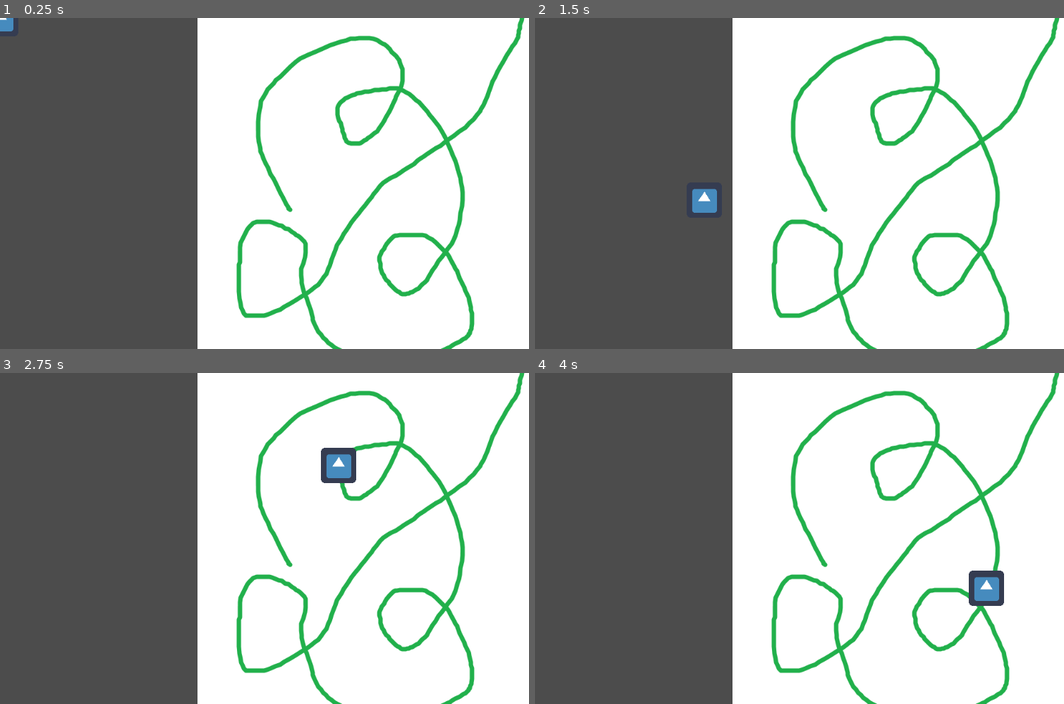
Above: before the commit, frames 1-4 (two rows, left to right).
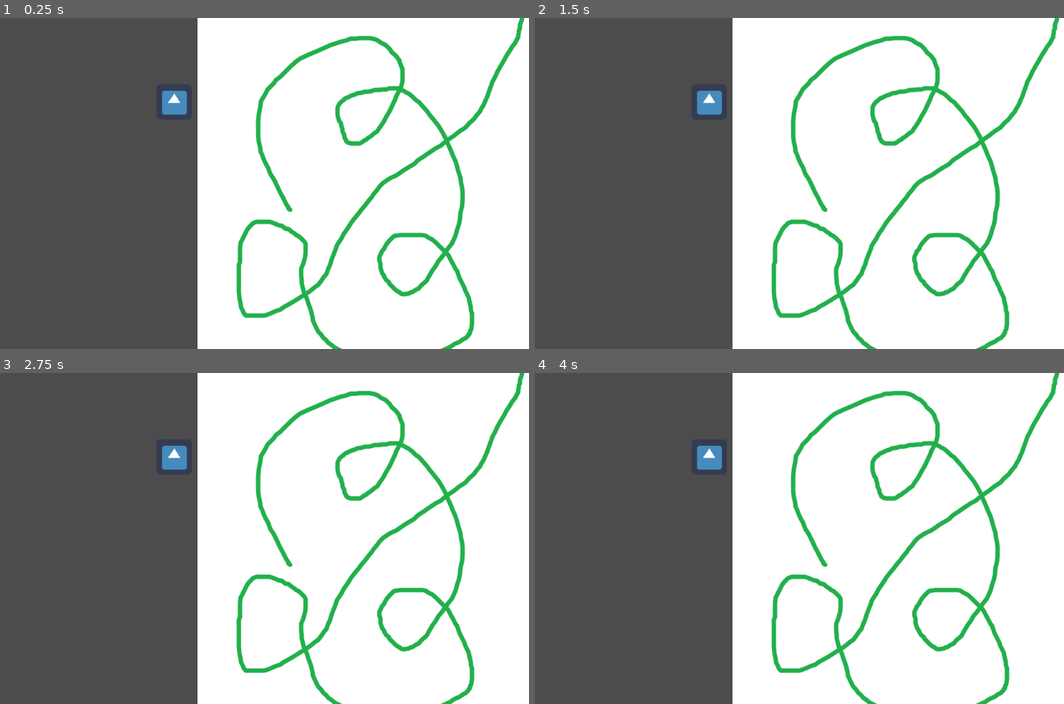
Above: after the commit, the same moments.

Repository: TimTheToad/jammy
Game: Godot game, scene res://Alien detection/Main.tscn
Two runs of this game, one before a commit and one after it. Both use one fixed random seed, a clock stepped at 60 frames per second and the inputs below. This scene is started directly instead of the project's main scene. The engine's default icon, where the game draws it, is replaced by a stand-in: a white triangle on a blue panel in a dark square.
Inputs (mouse positions are in pixels of both pictures, inside the frame that each line leads up to):
- Up to frame 1 (0.25 s): no input
- Up to frame 2 (1.5 s): tap Enter at 0.5 s; move the mouse to (942, 166) at 0.52 s; click (942, 166) at 0.67 s; tap Space at 1.25 s; move the mouse to (704, 200) at 1.27 s; click (704, 200) at 1.42 s
- Up to frame 3 (2.75 s): tap Enter at 2 s; move the mouse to (338, 465) at 2.02 s; click (338, 465) at 2.17 s
- Up to frame 4 (4 s): tap Space at 2.75 s; move the mouse to (788, 604) at 2.77 s; click (788, 604) at 2.92 s; tap Enter at 3.5 s; move the mouse to (984, 588) at 3.52 s; click (984, 588) at 3.67 s

The runs differ from the first frame. In frame 1, 0.4% of the frame differs, in the area x 0-36%, y 0-30%; in frame 2, 0.7%; in frame 3, 1.0%, in the area x 30-68%, y 21-34%; in frame 4, 1.0%.

Commit message:
Added Button that calcs alien visibility

Diff:
--- /dev/null
+++ b/Godot/Alien detection/Button_Calc_Alien.gd
@@ -0,0 +1,50 @@
+extends Button
+
+
+var loaded = false
+var alien_size
+
+
+func calc_alien_size():
+	var img = get_viewport().get_texture().get_data()
+	img.lock()
+	var tot = 0
+	for x in img.get_width():
+		for y in img.get_height() :
+			var p = img.get_pixel(x, y)
+			# Color detection
+			if p.r < 0.5 and p.g > 0.7 and p.b < 0.5:
+				tot += 1
+	return tot
+
+func calc_alien_visibility():
+	var current_size = calc_alien_size()
+	print(current_size)
+	print(alien_size)
+
+	if alien_size != 0:
+		return float(current_size) / alien_size
+
+	return 10
+
+func _ready():
+	yield(get_tree().create_timer(0.5), "timeout")
+	alien_size = calc_alien_size()
+	loaded = true
+
+func _process(delta):
+	pass
+#	for c in get_children():
+#		if c.name == "icon":
+#			c.position = get_global_mouse_position()
+#
+#	if not loaded:
+#		return
+#
+#	print(calc_alien_visibility())
+
+
+func _on_Button_pressed():
+	print("I am pressed")
+	print(calc_alien_visibility())
+	pass # Replace with function body.
--- a/Godot/Alien detection/Main.gd
+++ /dev/null
@@ -1,37 +0,0 @@
-extends Node2D
-
-
-var loaded = false
-var alien_size
-
-
-func calc_alien_size():
-	var img = get_viewport().get_texture().get_data()
-	img.lock()
-	var tot = 0
-	for x in img.get_width() / 4:
-		for y in img.get_height() / 4:
-			var p = img.get_pixel(x * 4, y * 4)
-			# Color detection
-			if p.r < 0.5 and p.g > 0.7 and p.b < 0.5:
-				tot += 1
-	return tot
-
-func calc_alien_visibility():
-	var current_size = calc_alien_size()
-	return float(current_size) / alien_size
-
-func _ready():
-	yield(get_tree().create_timer(0.5), "timeout")
-	alien_size = calc_alien_size()
-	loaded = true
-
-func _process(delta):
-	for c in get_children():
-		if c.name == "icon":
-			c.position = get_global_mouse_position()
-
-	if not loaded:
-		return
-
-	print(calc_alien_visibility())
--- a/Godot/Alien detection/Main.tscn
+++ b/Godot/Alien detection/Main.tscn
@@ -2,7 +2,7 @@
 
 [ext_resource path="res://icon.png" type="Texture" id=1]
 [ext_resource path="res://Alien detection/test.png" type="Texture" id=2]
-[ext_resource path="res://Alien detection/Main.gd" type="Script" id=3]
+[ext_resource path="res://Alien detection/Button_Calc_Alien.gd" type="Script" id=3]
 
 [node name="Node2D" type="Node2D"]
 script = ExtResource( 3 )
--- a/Godot/Scene.tscn
+++ b/Godot/Scene.tscn
@@ -1,8 +1,9 @@
-[gd_scene load_steps=6 format=2]
+[gd_scene load_steps=7 format=2]
 
 [ext_resource path="res://icon.png" type="Texture" id=1]
 [ext_resource path="res://Object.gd" type="Script" id=2]
 [ext_resource path="res://main.gd" type="Script" id=3]
+[ext_resource path="res://Alien detection/Button_Calc_Alien.gd" type="Script" id=4]
 
 [sub_resource type="RectangleShape2D" id=1]
 extents = Vector2( 557.454, 182.915 )
@@ -82,3 +83,16 @@
 
 [node name="Sprite" type="Sprite" parent="cube"]
 texture = ExtResource( 1 )
+
+[node name="Button" type="Button" parent="."]
+margin_left = 867.299
+margin_top = 526.195
+margin_right = 991.299
+margin_bottom = 546.195
+text = "I can be pressed?"
+script = ExtResource( 4 )
+__meta__ = {
+"_edit_use_anchors_": false
+}
+
+[connection signal="pressed" from="Button" to="Button" method="_on_Button_pressed"]
